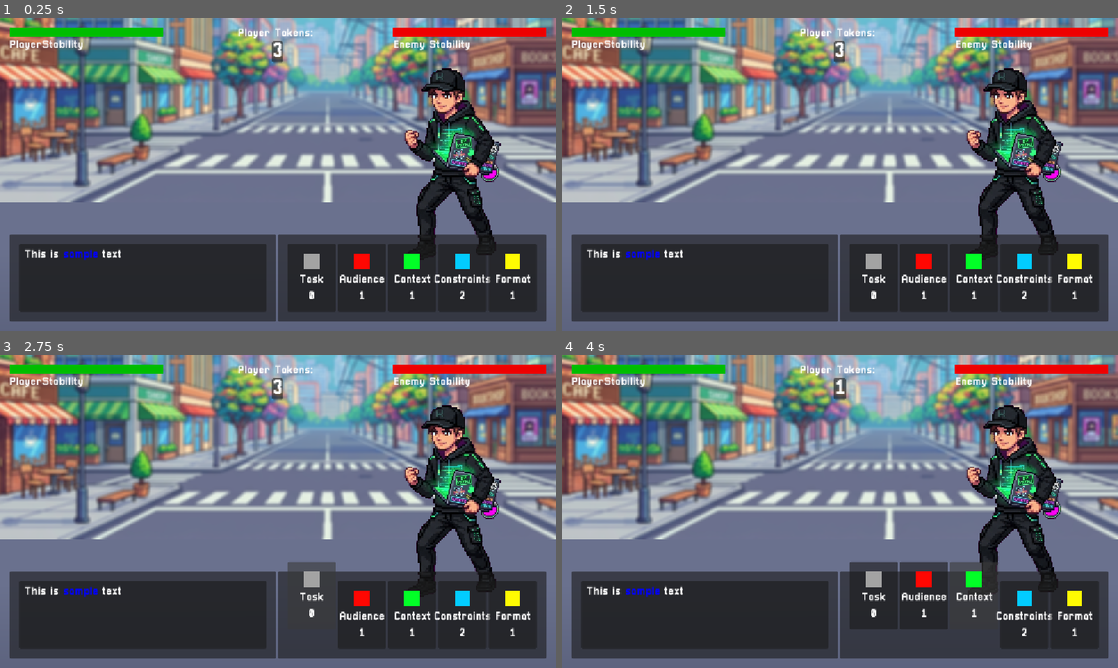
Above: before the commit, frames 1-4 (two rows, left to right).
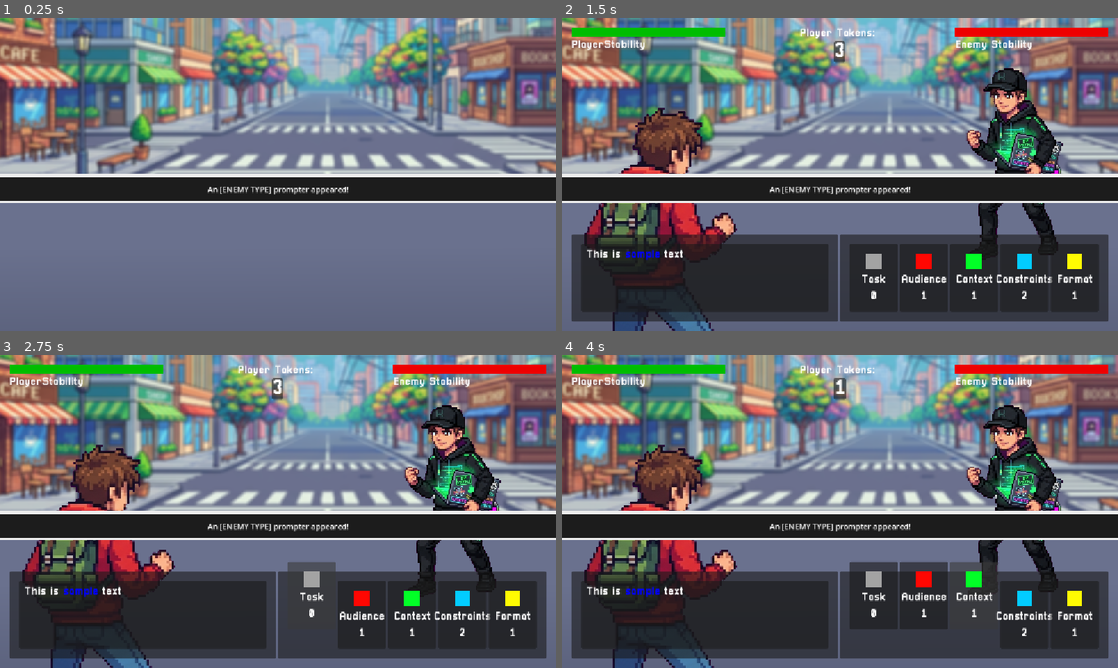
Above: after the commit, the same moments.

Repository: joshuaclarkuk/prompt-master
Game: Godot game, scene res://Scenes/Battle/battle_screen.tscn
The game is run twice, just before and just after one commit, with the same random seed, the same clock (stepped at 60 frames per second) and the same inputs.
Inputs (mouse positions are in pixels of both pictures, inside the frame that each line leads up to):
- Up to frame 1 (0.25 s): no input
- Up to frame 2 (1.5 s): hold D (walk_right) 0.53-1.28 s; hold S (walk_down) from 1.28 s (still down)
- Up to frame 3 (2.75 s): release S (walk_down) at 2 s; click (311, 614) at 2 s
- Up to frame 4 (4 s): click (923, 614) at 2.75 s; click (973, 614) at 3.5 s

The runs differ from the first frame. In frame 1, 42% of the frame differs, in the area x 0-100%, y 3-97%; in frame 2, 14%; in frame 3, 14%; in frame 4, 14%.
Error before the commit: Invalid access to property or key 'timeout' on a base object of type 'Nil'. (res://Scripts/Battle/Sequences/battle_intro_sequence.gd:15)

Commit message:
Added enemy appeared banner to battle screen

Diff:
--- a/Scenes/Battle/battle_intro_sequence.tscn
+++ b/Scenes/Battle/battle_intro_sequence.tscn
@@ -2,9 +2,9 @@
 
 [ext_resource type="Script" uid="uid://bqjftsch4sam5" path="res://Scripts/Battle/Sequences/battle_intro_sequence.gd" id="1_kjl6n"]
 
-[node name="BattleIntroSequence" type="Node" unique_id=1288920025 node_paths=PackedStringArray("appear_timer_node")]
+[node name="BattleIntroSequence" type="Node" unique_id=1288920025 node_paths=PackedStringArray("battle_intro_sequence_timer_node")]
 script = ExtResource("1_kjl6n")
-appear_timer_node = NodePath("BattleIntroSequenceTimer")
+battle_intro_sequence_timer_node = NodePath("BattleIntroSequenceTimer")
 
 [node name="BattleIntroSequenceTimer" type="Timer" parent="." unique_id=1054283038]
 wait_time = 0.3
--- a/Scenes/Battle/battle_screen.tscn
+++ b/Scenes/Battle/battle_screen.tscn
@@ -7,6 +7,7 @@
 [ext_resource type="Texture2D" uid="uid://d1hi36stpw5xm" path="res://Assets/Sprites/Characters/Battle/battle-player.png" id="3_44cri"]
 [ext_resource type="Texture2D" uid="uid://cs136nfnv4hqu" path="res://Assets/Sprites/Characters/Battle/battle-enemy.png" id="4_hppjy"]
 [ext_resource type="PackedScene" uid="uid://b6wxwk5qw8gp5" path="res://Scenes/Utilities/fade_screen.tscn" id="7_4qpdc"]
+[ext_resource type="PackedScene" uid="uid://b8rre3rilcaf2" path="res://Scenes/Battle/enemy_appeared_banner.tscn" id="7_lcabr"]
 [ext_resource type="AudioStream" uid="uid://cr5xjsi1sqjof" path="res://Assets/Audio/battle-music-tata-150bpm.ogg" id="8_4qpdc"]
 
 [sub_resource type="Gradient" id="Gradient_44cri"]
@@ -270,6 +271,8 @@
 [node name="BattleInterface" parent="UICanvasLayer" unique_id=323551590 instance=ExtResource("2_ulvyu")]
 offset_transform_enabled = true
 
+[node name="EnemyAppearedBanner" parent="UICanvasLayer" unique_id=1213518429 instance=ExtResource("7_lcabr")]
+
 [node name="FadeScreenLayer" type="CanvasLayer" parent="." unique_id=1106806159]
 layer = 10
 
--- /dev/null
+++ b/Scenes/Battle/enemy_appeared_banner.tscn
@@ -0,0 +1,38 @@
+[gd_scene format=3 uid="uid://b8rre3rilcaf2"]
+
+[sub_resource type="StyleBoxFlat" id="StyleBoxFlat_fnf77"]
+bg_color = Color(0.9297146, 0.9297147, 0.9297146, 1)
+
+[sub_resource type="StyleBoxFlat" id="StyleBoxFlat_1121t"]
+bg_color = Color(0.11119691, 0.11119681, 0.11119693, 1)
+
+[node name="EnemyAppearedBanner" type="PanelContainer" unique_id=1213518429]
+anchors_preset = 14
+anchor_top = 0.5
+anchor_right = 1.0
+anchor_bottom = 0.5
+offset_bottom = 60.0
+grow_horizontal = 2
+grow_vertical = 2
+theme_override_styles/panel = SubResource("StyleBoxFlat_fnf77")
+
+[node name="Border" type="Panel" parent="." unique_id=1831083281]
+custom_minimum_size = Vector2(0, 50)
+layout_mode = 2
+size_flags_vertical = 4
+theme_override_styles/panel = SubResource("StyleBoxFlat_1121t")
+
+[node name="EnemyTypeLabel" type="Label" parent="Border" unique_id=1471146648]
+layout_mode = 1
+anchors_preset = 8
+anchor_left = 0.5
+anchor_top = 0.5
+anchor_right = 0.5
+anchor_bottom = 0.5
+offset_left = -146.5
+offset_top = -11.5
+offset_right = 146.5
+offset_bottom = 11.5
+grow_horizontal = 2
+grow_vertical = 2
+text = "An [ENEMY TYPE] prompter appeared!"
